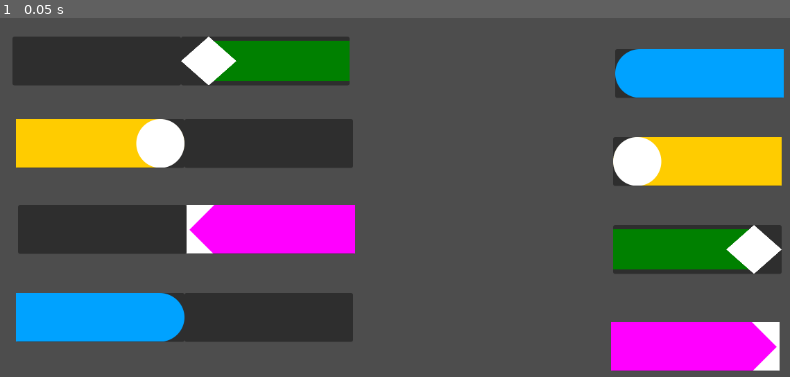
Above: before the commit, frame 1.
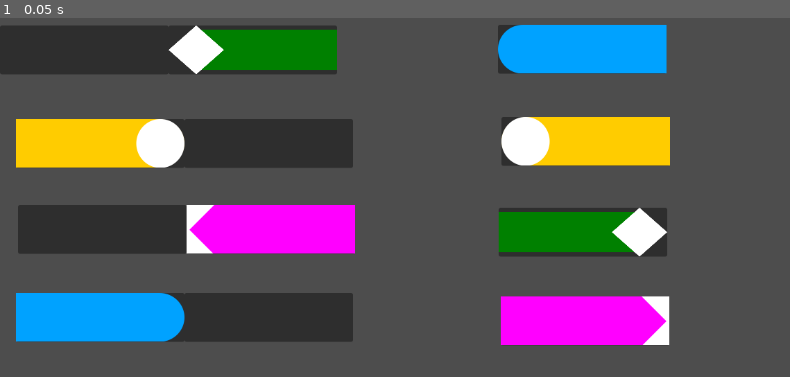
Above: after the commit, the same moment.

Repository: Maxwell-L-hack/Summer_Reading_2026
Game: Godot game, scene res://node_2d.tscn
Same seed, same stepped clock (60 frames per second), same inputs: the game is played once before the commit and once after it.
Inputs:
- Up to frame 1 (0.05 s): no input

The runs differ from the first frame. In frame 1, 24% of the frame differs, in the area x 0-100%, y 1-99%.

Commit message:
Updated the dna game so that the objects won't disappear when dropped into the background

Diff:
--- a/dna/main.tscn
+++ b/dna/main.tscn
@@ -9,7 +9,7 @@
 expand_mode = 1
 script = ExtResource("2_0xm2m")
 
-[node name="Panel" type="Panel" parent="." unique_id=169935502]
+[node name="Visible" type="Panel" parent="." unique_id=169935502]
 show_behind_parent = true
 custom_minimum_size = Vector2(243, 70.5)
 layout_mode = 0
--- a/dna/node_2d.tscn
+++ b/dna/node_2d.tscn
@@ -5,44 +5,44 @@
 [ext_resource type="Texture2D" uid="uid://da884b3wn6t61" path="res://dna3.png" id="3_q6r6c"]
 [ext_resource type="Texture2D" uid="uid://b8gf8witp2ukx" path="res://dna2.png" id="4_kdubu"]
 [ext_resource type="Texture2D" uid="uid://dl0jjjyvk8rdy" path="res://dna4.png" id="5_d21ai"]
+[ext_resource type="PackedScene" uid="uid://swplkwk8ry8t" path="res://transparent_drop_zone.tscn" id="6_kdubu"]
 
 [node name="Node2D" type="Node2D" unique_id=400444941]
 
 [node name="TextureRect" parent="." unique_id=762736414 instance=ExtResource("1_wtcfe")]
-offset_left = 887.0
-offset_top = 104.0
-offset_right = 1130.0
-offset_bottom = 174.5
+offset_left = 718.0
+offset_top = 69.0
+offset_right = 961.0
+offset_bottom = 139.5
 texture = ExtResource("2_0e48y")
 flip_h = true
 
 [node name="TextureRect2" parent="." unique_id=1604301301 instance=ExtResource("1_wtcfe")]
-offset_left = 884.0
-offset_top = 358.0
-offset_right = 1127.0
-offset_bottom = 428.5
+offset_left = 719.0
+offset_top = 333.0
+offset_right = 962.0
+offset_bottom = 403.5
 texture = ExtResource("3_q6r6c")
 
 [node name="TextureRect3" parent="." unique_id=1461985476 instance=ExtResource("1_wtcfe")]
-offset_left = 884.0
-offset_top = 231.0
-offset_right = 1127.0
-offset_bottom = 301.5
+offset_left = 723.0
+offset_top = 202.0
+offset_right = 966.0
+offset_bottom = 272.5
 texture = ExtResource("4_kdubu")
 flip_h = true
 
 [node name="TextureRect4" parent="." unique_id=599703632 instance=ExtResource("1_wtcfe")]
-offset_left = 881.0
-offset_top = 498.0
-offset_right = 1124.0
-offset_bottom = 568.5
+offset_left = 722.0
+offset_top = 461.0
+offset_right = 965.0
+offset_bottom = 531.5
 texture = ExtResource("5_d21ai")
 
 [node name="TextureRect5" parent="." unique_id=165392487 instance=ExtResource("1_wtcfe")]
-offset_left = 18.0
-offset_top = 86.0
-offset_right = 261.0
-offset_bottom = 156.5
+offset_top = 70.0
+offset_right = 243.0
+offset_bottom = 140.5
 
 [node name="TextureRect6" parent="." unique_id=725121228 instance=ExtResource("1_wtcfe")]
 offset_left = 23.0
@@ -65,10 +65,10 @@
 texture = ExtResource("2_0e48y")
 
 [node name="TextureRect9" parent="." unique_id=2010952608 instance=ExtResource("1_wtcfe")]
-offset_left = 261.0
-offset_top = 86.0
-offset_right = 504.0
-offset_bottom = 156.5
+offset_left = 243.0
+offset_top = 70.0
+offset_right = 486.0
+offset_bottom = 140.5
 texture = ExtResource("3_q6r6c")
 flip_h = true
 
@@ -93,3 +93,287 @@
 offset_right = 509.0
 offset_bottom = 526.5
 flip_h = true
+
+[node name="transparent_drop_zone" parent="." unique_id=201633483 instance=ExtResource("6_kdubu")]
+offset_left = -2.0
+offset_right = 241.0
+offset_bottom = 70.5
+
+[node name="transparent_drop_zone" parent="transparent_drop_zone" unique_id=19562204 instance=ExtResource("6_kdubu")]
+layout_mode = 0
+offset_left = 1.0
+offset_top = 204.0
+offset_right = 244.0
+offset_bottom = 274.5
+
+[node name="transparent_drop_zone3" parent="." unique_id=813282568 instance=ExtResource("6_kdubu")]
+offset_left = 239.0
+offset_right = 482.0
+offset_bottom = 70.5
+
+[node name="transparent_drop_zone3" parent="transparent_drop_zone3" unique_id=1378726897 instance=ExtResource("6_kdubu")]
+layout_mode = 0
+offset_left = 239.0
+offset_right = 482.0
+offset_bottom = 70.5
+
+[node name="transparent_drop_zone7" parent="." unique_id=1640403195 instance=ExtResource("6_kdubu")]
+offset_left = 239.0
+offset_top = 273.0
+offset_right = 482.0
+offset_bottom = 343.5
+
+[node name="transparent_drop_zone2" parent="." unique_id=174656782 instance=ExtResource("6_kdubu")]
+offset_left = 239.0
+offset_top = 135.0
+offset_right = 482.0
+offset_bottom = 205.5
+
+[node name="transparent_drop_zone3" parent="transparent_drop_zone2" unique_id=852491714 instance=ExtResource("6_kdubu")]
+layout_mode = 0
+offset_left = 239.0
+offset_top = 135.0
+offset_right = 482.0
+offset_bottom = 205.5
+
+[node name="transparent_drop_zone2" parent="transparent_drop_zone2/transparent_drop_zone3" unique_id=1507026310 instance=ExtResource("6_kdubu")]
+layout_mode = 0
+offset_top = 69.0
+offset_right = 243.0
+offset_bottom = 139.5
+
+[node name="transparent_drop_zone2" parent="transparent_drop_zone2/transparent_drop_zone3/transparent_drop_zone2" unique_id=182407238 instance=ExtResource("6_kdubu")]
+layout_mode = 0
+offset_top = 69.0
+offset_right = 243.0
+offset_bottom = 139.5
+
+[node name="transparent_drop_zone2" parent="transparent_drop_zone2/transparent_drop_zone3/transparent_drop_zone2/transparent_drop_zone2" unique_id=474886713 instance=ExtResource("6_kdubu")]
+layout_mode = 0
+offset_top = 69.0
+offset_right = 243.0
+offset_bottom = 139.5
+
+[node name="transparent_drop_zone2" parent="transparent_drop_zone2/transparent_drop_zone3/transparent_drop_zone2/transparent_drop_zone2/transparent_drop_zone2" unique_id=622975341 instance=ExtResource("6_kdubu")]
+layout_mode = 0
+offset_top = 69.0
+offset_right = 243.0
+offset_bottom = 139.5
+
+[node name="transparent_drop_zone2" parent="transparent_drop_zone2/transparent_drop_zone3/transparent_drop_zone2/transparent_drop_zone2/transparent_drop_zone2/transparent_drop_zone2" unique_id=409626462 instance=ExtResource("6_kdubu")]
+layout_mode = 0
+offset_top = 69.0
+offset_right = 243.0
+offset_bottom = 139.5
+
+[node name="transparent_drop_zone2" parent="transparent_drop_zone2/transparent_drop_zone3/transparent_drop_zone2/transparent_drop_zone2/transparent_drop_zone2/transparent_drop_zone2/transparent_drop_zone2" unique_id=1933065730 instance=ExtResource("6_kdubu")]
+layout_mode = 0
+offset_top = 69.0
+offset_right = 243.0
+offset_bottom = 139.5
+
+[node name="transparent_drop_zone2" parent="transparent_drop_zone2/transparent_drop_zone3/transparent_drop_zone2/transparent_drop_zone2/transparent_drop_zone2/transparent_drop_zone2/transparent_drop_zone2/transparent_drop_zone2" unique_id=1406665178 instance=ExtResource("6_kdubu")]
+layout_mode = 0
+offset_top = 69.0
+offset_right = 243.0
+offset_bottom = 139.5
+
+[node name="transparent_drop_zone4" parent="." unique_id=127674501 instance=ExtResource("6_kdubu")]
+offset_left = 721.0
+offset_right = 964.0
+offset_bottom = 70.5
+
+[node name="transparent_drop_zone5" parent="." unique_id=1313829769 instance=ExtResource("6_kdubu")]
+offset_left = 954.0
+offset_right = 1197.0
+offset_bottom = 70.5
+
+[node name="transparent_drop_zone9" parent="." unique_id=279091918 instance=ExtResource("6_kdubu")]
+offset_left = 6.0
+offset_top = 393.0
+offset_right = 249.0
+offset_bottom = 463.5
+
+[node name="transparent_drop_zone6" parent="transparent_drop_zone9" unique_id=337459370 instance=ExtResource("6_kdubu")]
+layout_mode = 0
+offset_top = 66.0
+offset_right = 243.0
+offset_bottom = 136.5
+
+[node name="transparent_drop_zone6" parent="transparent_drop_zone9/transparent_drop_zone6" unique_id=1384440268 instance=ExtResource("6_kdubu")]
+layout_mode = 0
+offset_top = 66.0
+offset_right = 243.0
+offset_bottom = 136.5
+
+[node name="transparent_drop_zone6" parent="." unique_id=1419232868 instance=ExtResource("6_kdubu")]
+offset_left = 483.0
+offset_top = 70.0
+offset_right = 726.0
+offset_bottom = 140.5
+
+[node name="transparent_drop_zone6" parent="transparent_drop_zone6" unique_id=373845153 instance=ExtResource("6_kdubu")]
+layout_mode = 0
+offset_left = -4.0
+offset_top = 65.0
+offset_right = 239.0
+offset_bottom = 135.5
+
+[node name="transparent_drop_zone6" parent="transparent_drop_zone6/transparent_drop_zone6" unique_id=1167506551 instance=ExtResource("6_kdubu")]
+layout_mode = 0
+offset_top = 66.0
+offset_right = 243.0
+offset_bottom = 136.5
+
+[node name="transparent_drop_zone6" parent="transparent_drop_zone6/transparent_drop_zone6/transparent_drop_zone6" unique_id=173840742 instance=ExtResource("6_kdubu")]
+layout_mode = 0
+offset_left = -473.0
+offset_top = -72.0
+offset_right = -230.0
+offset_bottom = -1.5
+
+[node name="transparent_drop_zone2" parent="transparent_drop_zone6/transparent_drop_zone6/transparent_drop_zone6" unique_id=719446755 instance=ExtResource("6_kdubu")]
+layout_mode = 0
+offset_left = -479.0
+offset_top = 384.0
+offset_right = -236.0
+offset_bottom = 454.5
+
+[node name="transparent_drop_zone8" parent="." unique_id=1253471366 instance=ExtResource("6_kdubu")]
+offset_left = 956.0
+offset_top = 68.0
+offset_right = 1199.0
+offset_bottom = 138.5
+
+[node name="transparent_drop_zone8" parent="transparent_drop_zone8" unique_id=1099732508 instance=ExtResource("6_kdubu")]
+layout_mode = 0
+offset_left = 1.0
+offset_top = 64.0
+offset_right = 244.0
+offset_bottom = 134.5
+
+[node name="transparent_drop_zone8" parent="transparent_drop_zone8/transparent_drop_zone8" unique_id=1538738120 instance=ExtResource("6_kdubu")]
+layout_mode = 0
+offset_top = 64.0
+offset_right = 243.0
+offset_bottom = 134.5
+
+[node name="transparent_drop_zone8" parent="transparent_drop_zone8/transparent_drop_zone8/transparent_drop_zone8" unique_id=2089818153 instance=ExtResource("6_kdubu")]
+layout_mode = 0
+offset_top = 64.0
+offset_right = 243.0
+offset_bottom = 134.5
+
+[node name="transparent_drop_zone8" parent="transparent_drop_zone8/transparent_drop_zone8/transparent_drop_zone8/transparent_drop_zone8" unique_id=669184894 instance=ExtResource("6_kdubu")]
+layout_mode = 0
+offset_top = 64.0
+offset_right = 243.0
+offset_bottom = 134.5
+
+[node name="transparent_drop_zone8" parent="transparent_drop_zone8/transparent_drop_zone8/transparent_drop_zone8/transparent_drop_zone8/transparent_drop_zone8" unique_id=1772043307 instance=ExtResource("6_kdubu")]
+layout_mode = 0
+offset_top = 64.0
+offset_right = 243.0
+offset_bottom = 134.5
+
+[node name="transparent_drop_zone8" parent="transparent_drop_zone8/transparent_drop_zone8/transparent_drop_zone8/transparent_drop_zone8/transparent_drop_zone8/transparent_drop_zone8" unique_id=1928056064 instance=ExtResource("6_kdubu")]
+layout_mode = 0
+offset_top = 64.0
+offset_right = 243.0
+offset_bottom = 134.5
+
+[node name="transparent_drop_zone8" parent="transparent_drop_zone8/transparent_drop_zone8/transparent_drop_zone8/transparent_drop_zone8/transparent_drop_zone8/transparent_drop_zone8/transparent_drop_zone8" unique_id=1859437871 instance=ExtResource("6_kdubu")]
+layout_mode = 0
+offset_top = 64.0
+offset_right = 243.0
+offset_bottom = 134.5
+
+[node name="transparent_drop_zone8" parent="transparent_drop_zone8/transparent_drop_zone8/transparent_drop_zone8/transparent_drop_zone8/transparent_drop_zone8/transparent_drop_zone8/transparent_drop_zone8/transparent_drop_zone8" unique_id=570308201 instance=ExtResource("6_kdubu")]
+layout_mode = 0
+offset_top = 64.0
+offset_right = 243.0
+offset_bottom = 134.5
+
+[node name="transparent_drop_zone8" parent="transparent_drop_zone8/transparent_drop_zone8/transparent_drop_zone8/transparent_drop_zone8/transparent_drop_zone8/transparent_drop_zone8/transparent_drop_zone8/transparent_drop_zone8/transparent_drop_zone8" unique_id=976197356 instance=ExtResource("6_kdubu")]
+layout_mode = 0
+offset_top = 64.0
+offset_right = 243.0
+offset_bottom = 134.5
+
+[node name="transparent_drop_zone11" parent="." unique_id=944600659 instance=ExtResource("6_kdubu")]
+offset_left = 719.0
+offset_top = 137.0
+offset_right = 962.0
+offset_bottom = 207.5
+
+[node name="transparent_drop_zone10" parent="." unique_id=974523688 instance=ExtResource("6_kdubu")]
+offset_left = 716.0
+offset_top = 265.0
+offset_right = 959.0
+offset_bottom = 335.5
+
+[node name="transparent_drop_zone10" parent="transparent_drop_zone10" unique_id=1088013647 instance=ExtResource("6_kdubu")]
+layout_mode = 0
+offset_top = 131.0
+offset_right = 243.0
+offset_bottom = 201.5
+
+[node name="transparent_drop_zone10" parent="transparent_drop_zone10/transparent_drop_zone10" unique_id=1400499447 instance=ExtResource("6_kdubu")]
+layout_mode = 0
+offset_top = 131.0
+offset_right = 243.0
+offset_bottom = 201.5
+
+[node name="transparent_drop_zone12" parent="." unique_id=1704704427 instance=ExtResource("6_kdubu")]
+offset_left = 240.0
+offset_top = 334.0
+offset_right = 483.0
+offset_bottom = 404.5
+
+[node name="transparent_drop_zone12" parent="transparent_drop_zone12" unique_id=337017496 instance=ExtResource("6_kdubu")]
+layout_mode = 0
+offset_left = 3.0
+offset_top = 54.0
+offset_right = 246.0
+offset_bottom = 124.5
+
+[node name="transparent_drop_zone12" parent="transparent_drop_zone12/transparent_drop_zone12" unique_id=1630925311 instance=ExtResource("6_kdubu")]
+layout_mode = 0
+offset_left = -3.0
+offset_top = -317.0
+offset_right = 240.0
+offset_bottom = -246.5
+
+[node name="transparent_drop_zone13" parent="." unique_id=686965025 instance=ExtResource("6_kdubu")]
+offset_left = 719.0
+offset_top = 591.0
+offset_right = 962.0
+offset_bottom = 661.5
+
+[node name="transparent_drop_zone13" parent="transparent_drop_zone13" unique_id=2090925062 instance=ExtResource("6_kdubu")]
+layout_mode = 0
+offset_left = -722.0
+offset_top = -319.0
+offset_right = -479.0
+offset_bottom = -248.5
+
+[node name="transparent_drop_zone13" parent="transparent_drop_zone13/transparent_drop_zone13" unique_id=452116018 instance=ExtResource("6_kdubu")]
+layout_mode = 0
+offset_left = -212.0
+offset_top = 59.0
+offset_right = 31.0
+offset_bottom = 129.5
+
+[node name="transparent_drop_zone13" parent="transparent_drop_zone13/transparent_drop_zone13/transparent_drop_zone13" unique_id=1866249097 instance=ExtResource("6_kdubu")]
+layout_mode = 0
+offset_left = 458.0
+offset_top = 193.0
+offset_right = 701.0
+offset_bottom = 263.5
+
+[node name="transparent_drop_zone13" parent="transparent_drop_zone13/transparent_drop_zone13/transparent_drop_zone13/transparent_drop_zone13" unique_id=995288462 instance=ExtResource("6_kdubu")]
+layout_mode = 0
+offset_left = -2.0
+offset_top = 68.0
+offset_right = 241.0
+offset_bottom = 138.5
--- /dev/null
+++ b/dna/transparent_drop_zone.gd
@@ -0,0 +1,26 @@
+extends TextureRect
+
+
+func _get_drag_data(at_position):
+
+	var preview_texture = TextureRect.new()
+
+	preview_texture.texture = texture
+	preview_texture.expand_mode = 1
+	preview_texture.size = Vector2(30,30)
+
+	var preview = Control.new()
+	preview.add_child(preview_texture)
+
+	set_drag_preview(preview)
+	texture = null
+
+	return preview_texture.texture
+
+
+func _can_drop_data(_pos, data):
+	return data is Texture2D
+
+
+func _drop_data(_pos, data):
+	texture = data
--- /dev/null
+++ b/dna/transparent_drop_zone.tscn
@@ -0,0 +1,18 @@
+[gd_scene format=3 uid="uid://swplkwk8ry8t"]
+
+[ext_resource type="Script" uid="uid://cl0m8fqcye5uh" path="res://transparent_drop_zone.gd" id="1_8puwv"]
+
+[node name="transparent_drop_zone" type="TextureRect" unique_id=201633483]
+custom_minimum_size = Vector2(243, 70.5)
+offset_right = 40.0
+offset_bottom = 40.0
+expand_mode = 1
+script = ExtResource("1_8puwv")
+
+[node name="Transparent" type="Panel" parent="." unique_id=466207612]
+visible = false
+custom_minimum_size = Vector2(243, 70.5)
+layout_mode = 0
+offset_right = 40.0
+offset_bottom = 40.0
+mouse_filter = 2
Not shown, added: dna/transparent_drop_zone.gd.uid
